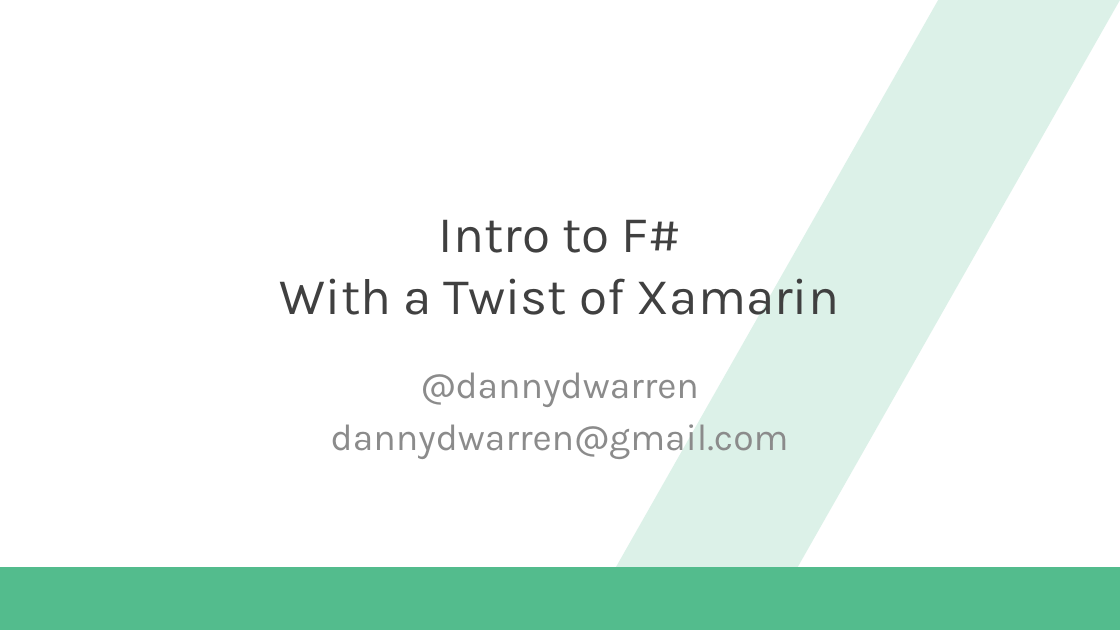
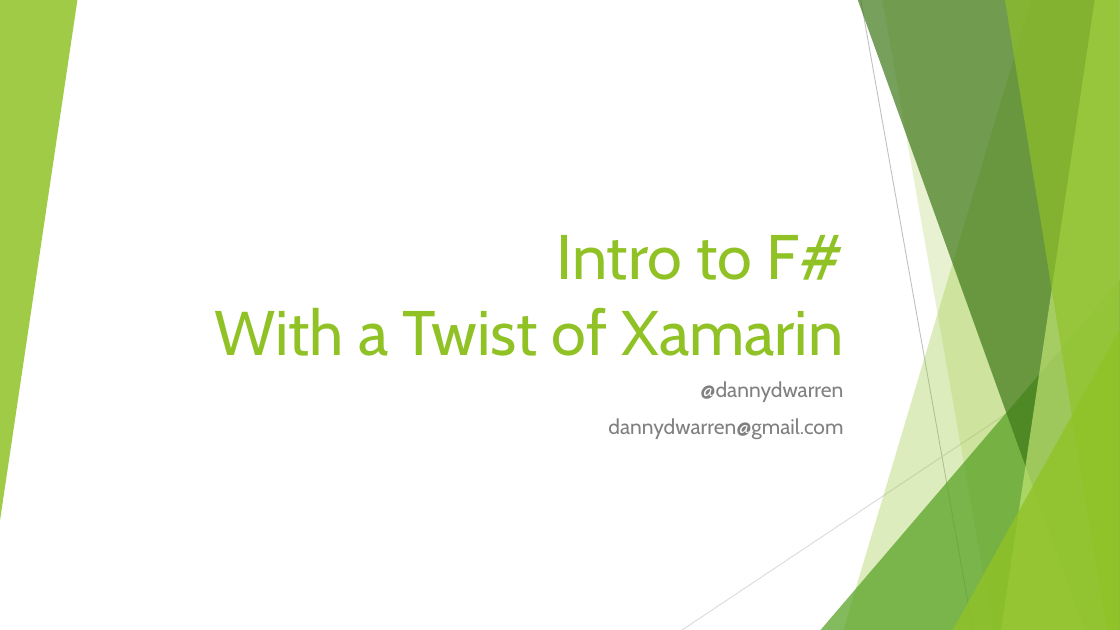
Before and after one commit to dannydwarren/FSharpXamarin, a slide deck: slide 1 of FSharpXamarin_Slides.pptx. Drawn at 1120x630 pixels with LibreOffice and Linux fonts; fonts in the diff are those of the drawing; background and template pictures are left out. Boxes give left, top, right and bottom in pixels: in the first picture for what was removed or moved away, otherwise in the second. Text is boxed around its words. In the diff, an @@ line names an element or a change of style, - is before the commit and + after.

```diff
--- a/FSharpXamarin_Slides.pptx
+++ b/FSharpXamarin_Slides.pptx
@@ group added at (0, 0, 1120, 630): 5 freeform shapes, 3 triangles, 2 lines @@
@@ parallelogram removed at (616, 0, 1120, 567) @@
@@ title "Intro to F# With a ...": place and size @@
-title "Intro to F# With a ..." at (280, 219, 839, 315)
+title "Intro to F# With a ..." at (214, 235, 843, 356)
@@ title "Intro to F# With a ..." at (214, 235, 843, 356): size 44 to 54 pt, font Karla to Cabin, text colour #404040 to #90C226; alignment centre to right; vertical alignment middle to bottom @@
@@ subtitle "@dannydwarren": place and size @@
-subtitle "@dannydwarren" at (331, 372, 789, 459)
+subtitle "@dannydwarren" at (608, 381, 843, 439)
@@ subtitle "@dannydwarren" at (608, 381, 843, 439): size 32 to 18 pt, font Karla to Cabin, text colour #8C8C8C to #808080; alignment centre to right; more space between paragraphs @@
@@ rectangle removed at (0, 567, 1120, 630) @@
```
Also in this commit, not shown: 19 other slides changed, 2 other files.
